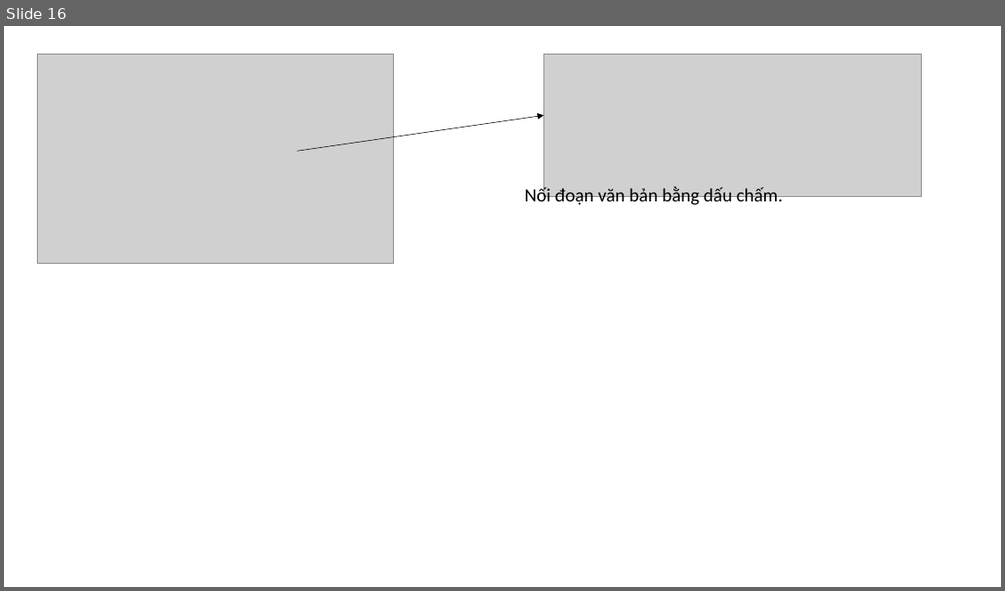
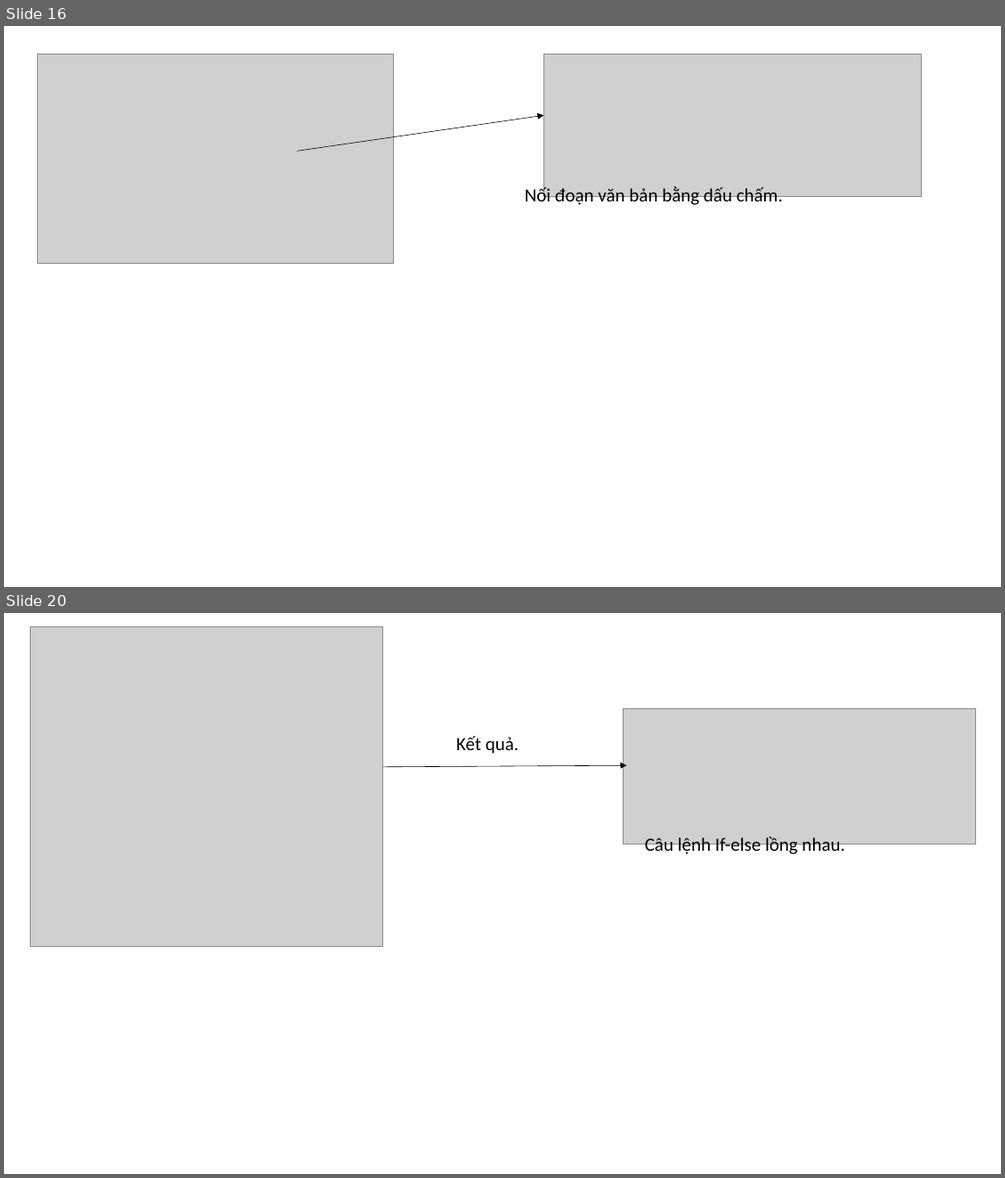
Before and after one commit to DangVanDoan05/LapTrinhWebPHP, a slide deck: Các khái niệm cơ bản của PHP.pptx. Shown one above the other, each under a label of ours: slide 16 before the commit, slides 16 and 20 after it; the slides between them are not shown. The pictures are 1005x591 and 1005x1178 pixels, drawn with LibreOffice and Linux fonts; fonts in the diff are those of the drawing; grey boxes stand for pictures. Boxes give left, top, right and bottom in pixels: in the first picture for what was removed or moved away, otherwise in the second. Text is boxed around its words. In the diff, an @@ line names an element or a change of style, - is before the commit and + after.

```diff
--- a/Các khái niệm cơ bản của PHP.pptx
+++ b/Các khái niệm cơ bản của PHP.pptx
@@ slide 20 added at box(4, 613, 1001, 1174), background #FFFFFF @@
@@ picture added at box(30, 626, 383, 946) @@
@@ picture added at box(623, 709, 975, 844) @@
@@ text added at box(456, 736, 518, 754), 18 pt, text #000000 @@
+Kết quả.
@@ arrow added from (383, 767) to (627, 765), #000000 0.5 pt @@
@@ text added at box(645, 836, 844, 857), 18 pt, text #000000 @@
+Câu lệnh If-else lồng nhau.
```
Also in this commit, not shown: 1 slide changed, 3 other slides added, 4 slides removed, 1 other file.
